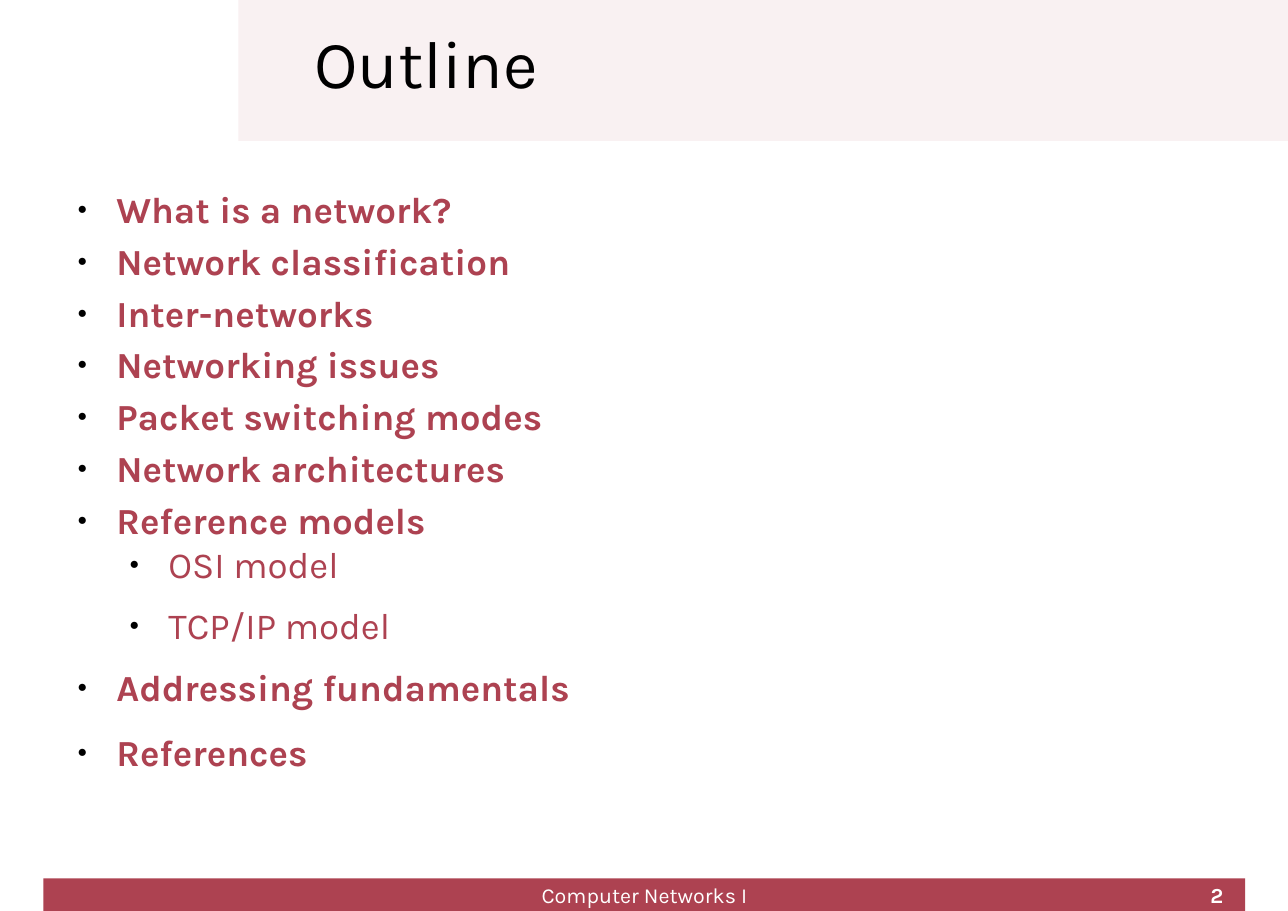
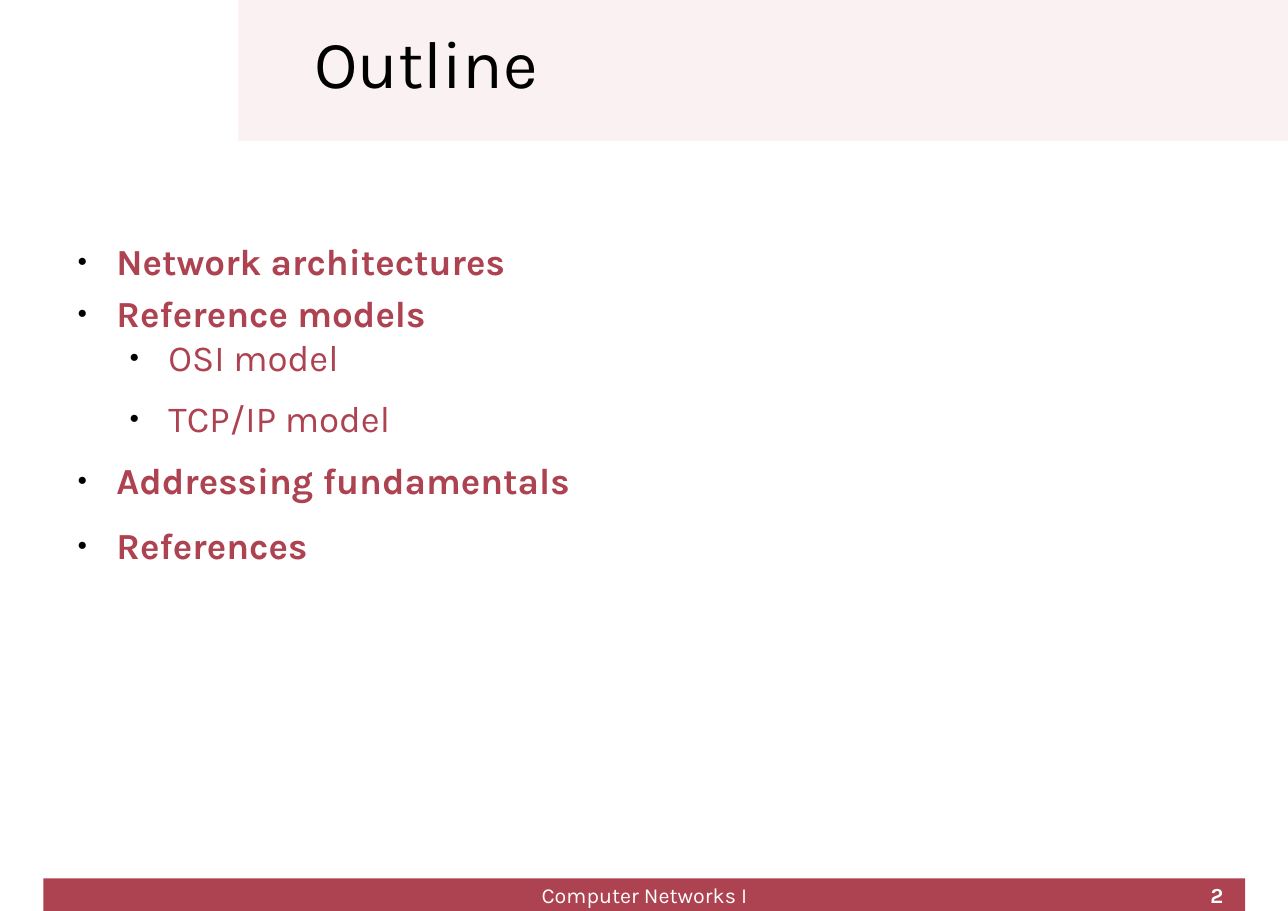
Before and after one commit to cletomartin/redes1, a slide deck: slide 2 of slides/architecture.odp. Drawn at 1288x911 pixels with LibreOffice and Linux fonts; fonts in the diff are those of the drawing; background and template pictures are left out. Boxes give left, top, right and bottom in pixels: in the first picture for what was removed or moved away, otherwise in the second. Text is boxed around its words. In the diff, an @@ line names an element or a change of style, - is before the commit and + after.

```diff
--- a/slides/architecture.odp
+++ b/slides/architecture.odp
@@ text at [116, 197, 542, 439]: paragraphs removed @@
-● What is a network?
-● Network classification
-● Inter-networks
-● Networking issues
-● Packet switching modes
```
Also in this commit, not shown: 2 other slides changed, 18 slides removed, 3 other files.
